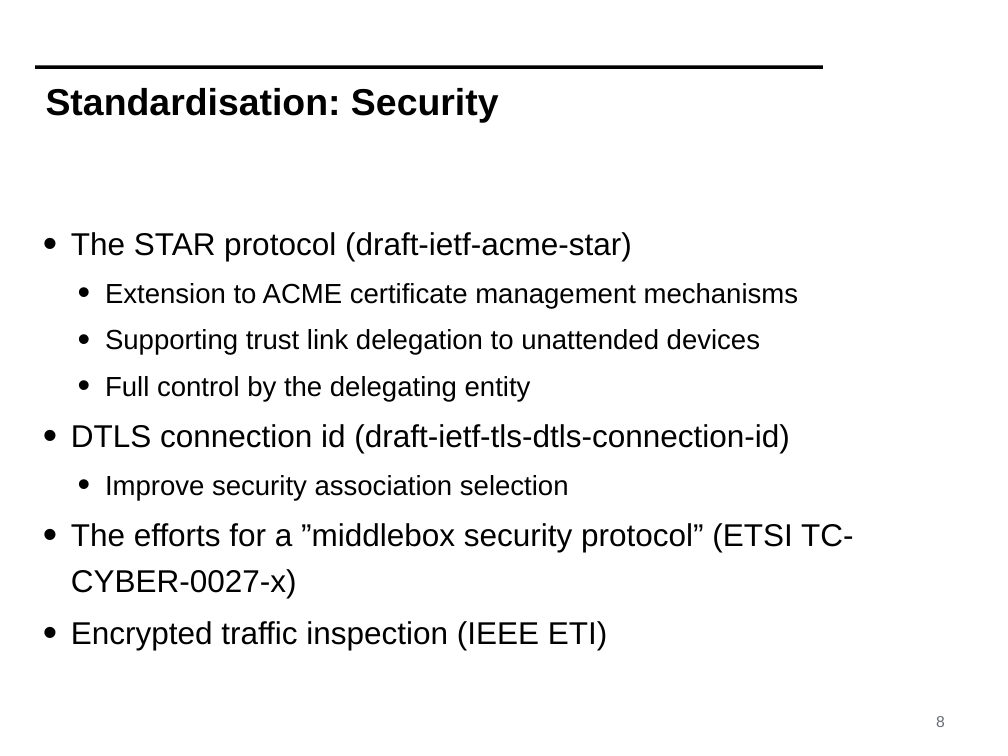
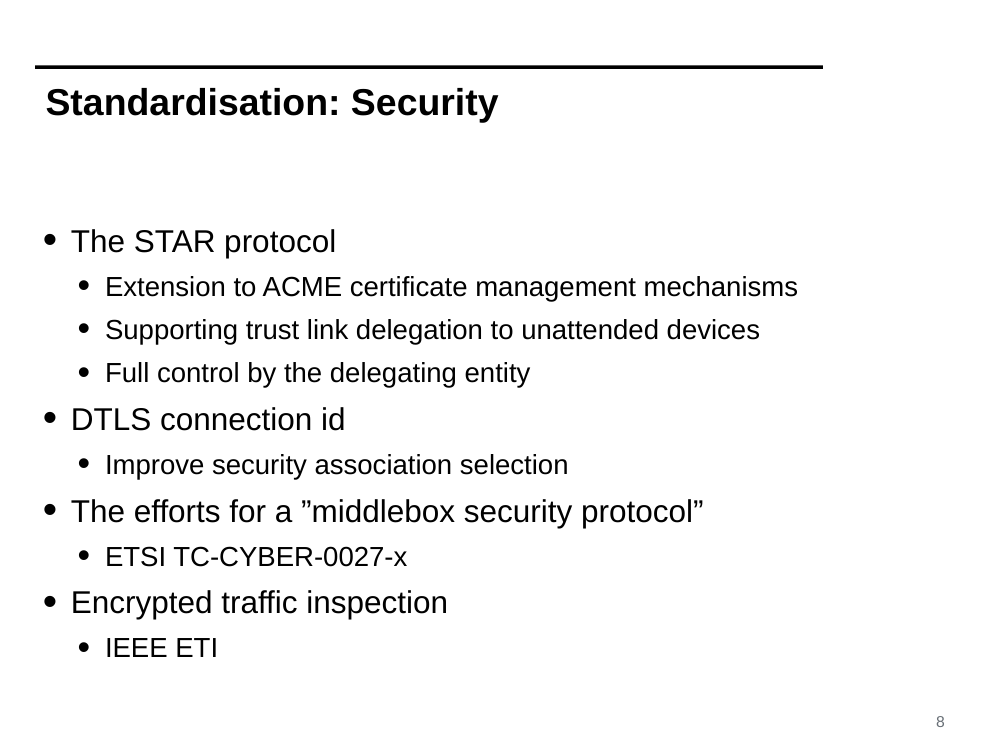
Before and after one commit to mami-project/roadshows, a slide deck: slide 8 of review3-brussels/WP4-ReviewFinal.pptx. Drawn at 1008x756 pixels with LibreOffice and Linux fonts; fonts in the diff are those of the drawing; background and template pictures are left out. Boxes give left, top, right and bottom in pixels: in the first picture for what was removed or moved away, otherwise in the second. Text is boxed around its words. In the diff, an @@ line names an element or a change of style, - is before the commit and + after.

```diff
--- a/review3-brussels/WP4-ReviewFinal.pptx
+++ b/review3-brussels/WP4-ReviewFinal.pptx
@@ text at (x1=71, y1=229, x2=336, y2=258): text changed @@
-• The STAR protocol (draft-ietf-acme-star)
+• The STAR protocol
@@ text at (x1=105, y1=276, x2=799, y2=479): line spacing 1.2 to 1.1 @@
@@ text at (x1=71, y1=407, x2=346, y2=431): text changed @@
-• DTLS connection id (draft-ietf-tls-dtls-connection-id)
+• DTLS connection id
@@ text at (x1=71, y1=499, x2=704, y2=657): text changed @@
-• The efforts for a ”middlebox security protocol” (ETSI TC-CYBER-0027-x)
-• Encrypted traffic inspection (IEEE ETI)
+• The efforts for a ”middlebox security protocol”
+  • ETSI TC-CYBER-0027-x
+• Encrypted traffic inspection
+  • IEEE ETI
```
Also in this commit, not shown: 10 other slides changed.
